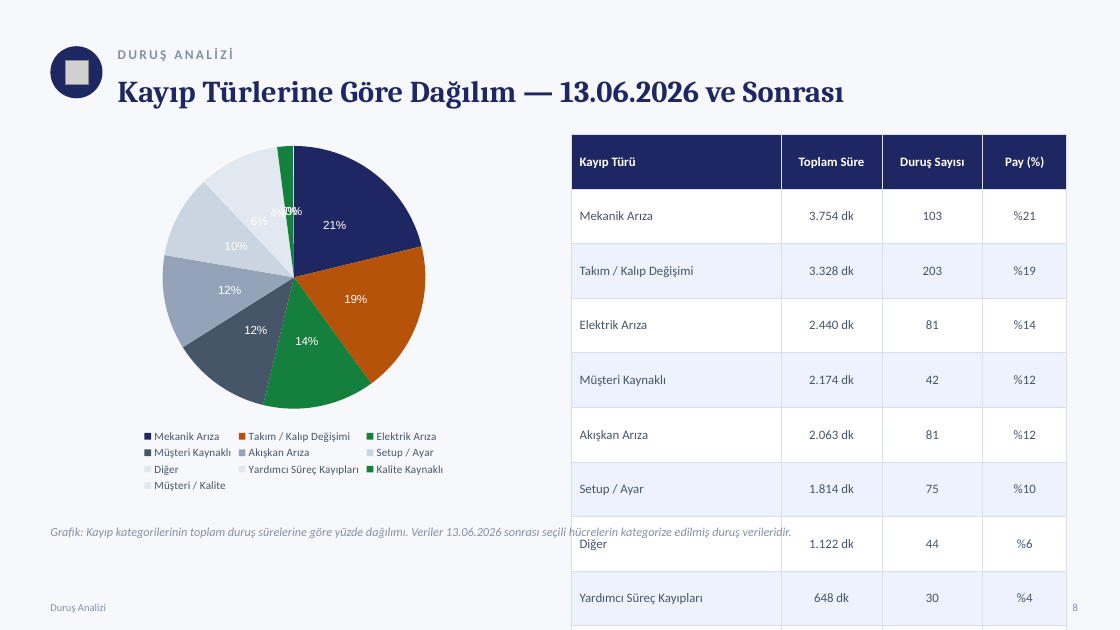
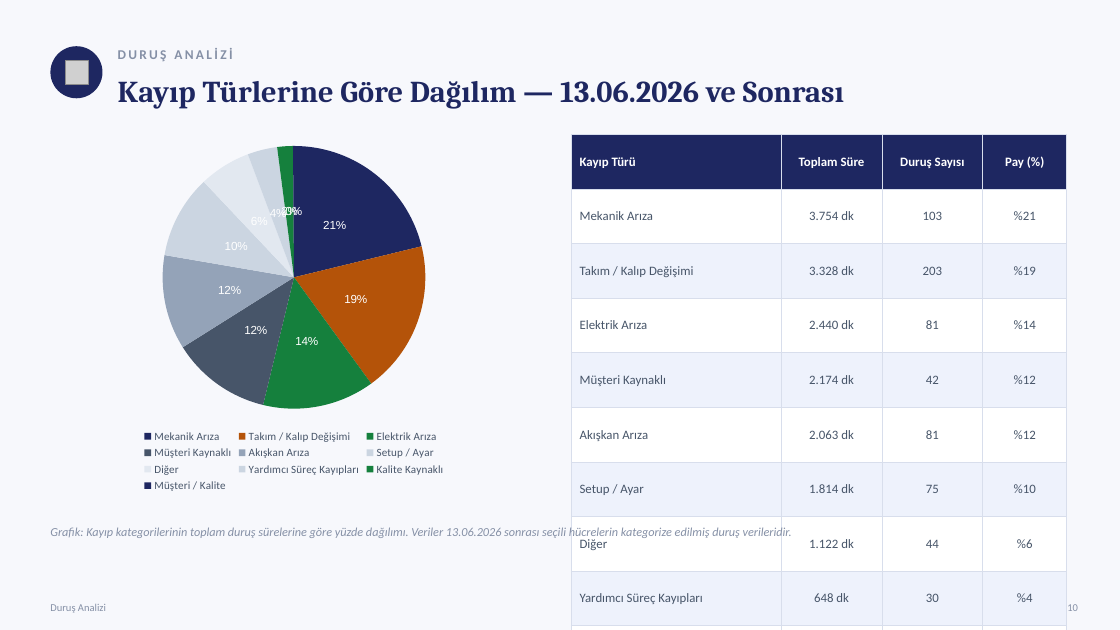
Before and after one commit to sgtdali/ManufUI, a slide deck: slide 11 of docs/sunumlar/Repkon-HF901-Ust-Yonetim-Sunumu-2026-07.pptx (slide 9 before the commit). Drawn at 1120x630 pixels with LibreOffice and Linux fonts; fonts in the diff are those of the drawing; grey boxes stand for pictures. Boxes give left, top, right and bottom in pixels: in the first picture for what was removed or moved away, otherwise in the second. Text is boxed around its words. In the diff, an @@ line names an element or a change of style, - is before the commit and + after.

```diff
--- a/docs/sunumlar/Repkon-HF901-Ust-Yonetim-Sunumu-2026-07.pptx
+++ b/docs/sunumlar/Repkon-HF901-Ust-Yonetim-Sunumu-2026-07.pptx
@@ pie chart at [50,134,538,496] @@
@@ colours of single points changed @@
@@ text at [1067,604,1078,611]: text changed @@
-8
+10
```
Also in this commit, not shown: 5 other slides changed, 2 slides added, 1 slide removed, 2 other files.
